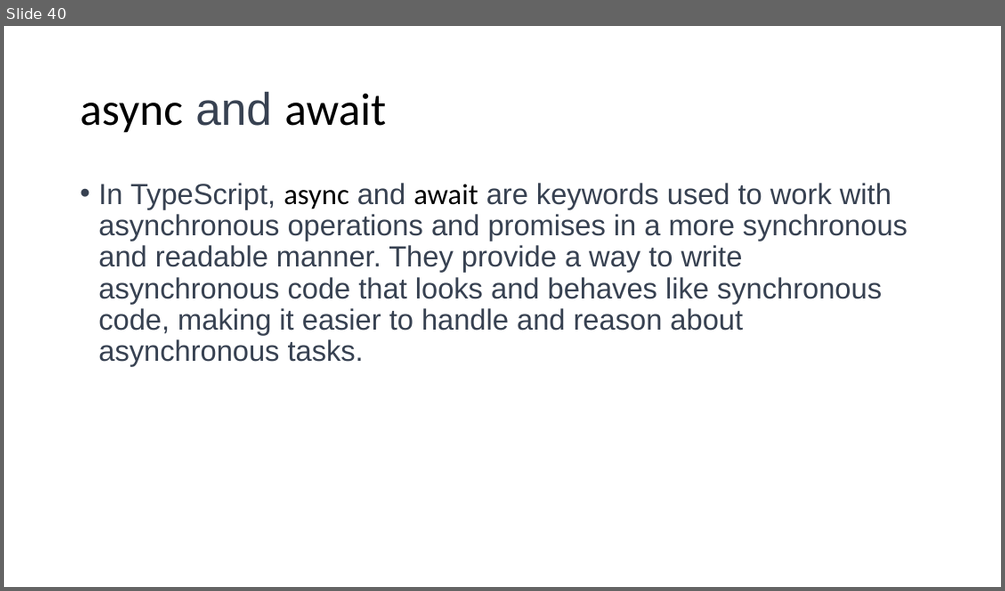
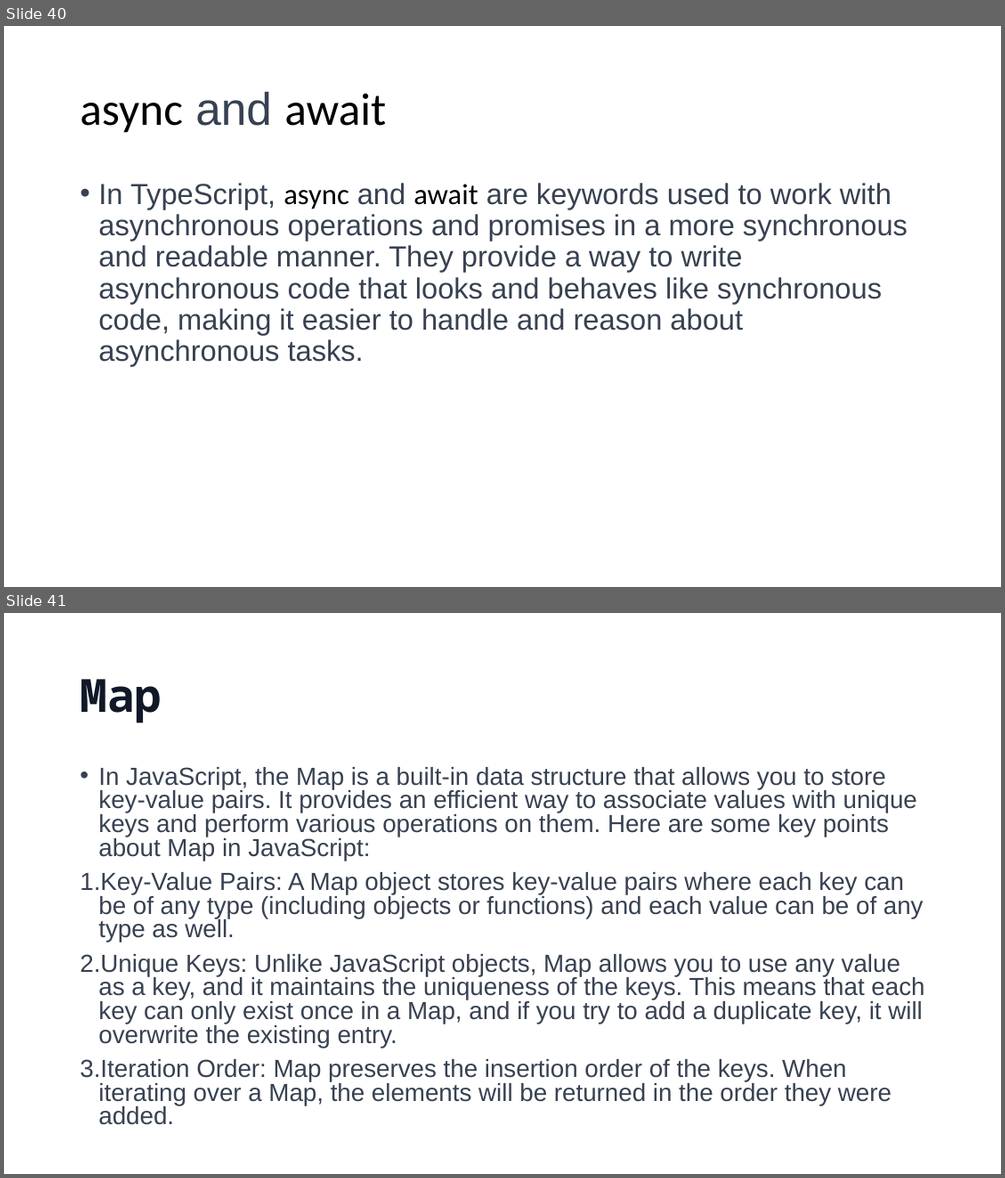
Before and after one commit to 1shaked/full-stack, a slide deck: 18ass/18ass.pptx. Shown one above the other, each under a label of ours: slide 40 before the commit, slides 40 and 41 after it. The pictures are 1005x591 and 1005x1178 pixels, drawn with LibreOffice and Linux fonts; fonts in the diff are those of the drawing. Boxes give left, top, right and bottom in pixels: in the first picture for what was removed or moved away, otherwise in the second. Text is boxed around its words. In the diff, an @@ line names an element or a change of style, - is before the commit and + after.

```diff
--- a/18ass/18ass.pptx
+++ b/18ass/18ass.pptx
@@ slide 41 added at bbox=[4, 613, 1001, 1174], background #FFFFFF @@
@@ title added at bbox=[80, 679, 162, 723], 44 pt, text #111827, bold @@
+Map
@@ text added at bbox=[80, 767, 924, 1125], 23.8 pt, text #374151 @@
+• In JavaScript, the Map is a built-in data structure that allows you to store key-value pairs. It provides an efficient way to associate values with unique keys and perform various operations on them. Here are some key points about Map in JavaScript:
+1. Key-Value Pairs: A Map object stores key-value pairs where each key can be of any type (including objects or functions) and each value can be of any type as well.
+2. Unique Keys: Unlike JavaScript objects, Map allows you to use any value as a key, and it maintains the uniqueness of the keys. This means that each key can only exist once in a Map, and if you try to add a duplicate key, it will overwrite the existing entry.
+3. Iteration Order: Map preserves the insertion order of the keys. When iterating over a Map, the elements will be returned in the order they were added.
```
Also in this commit, not shown: 3 other slides added, 10 other files.
